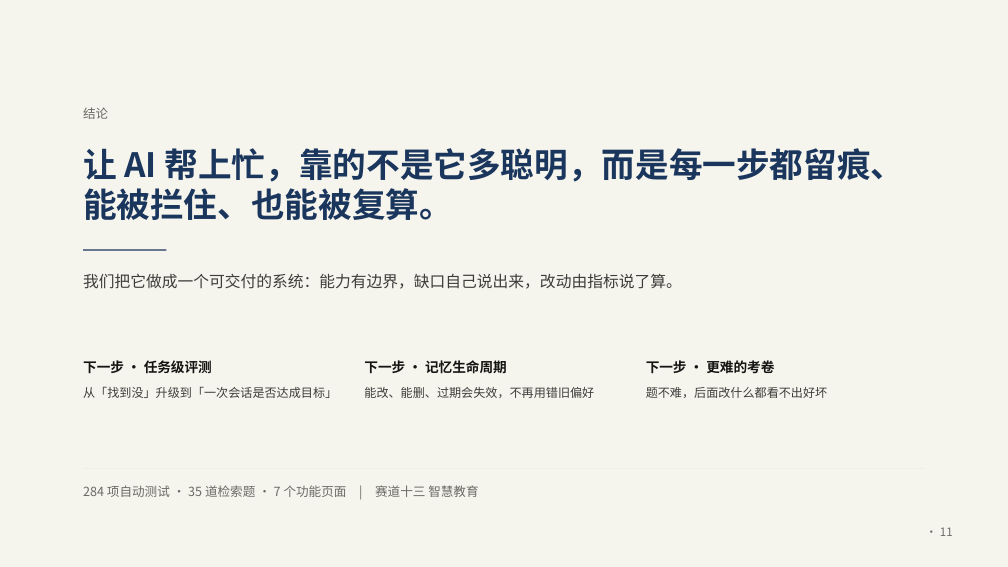
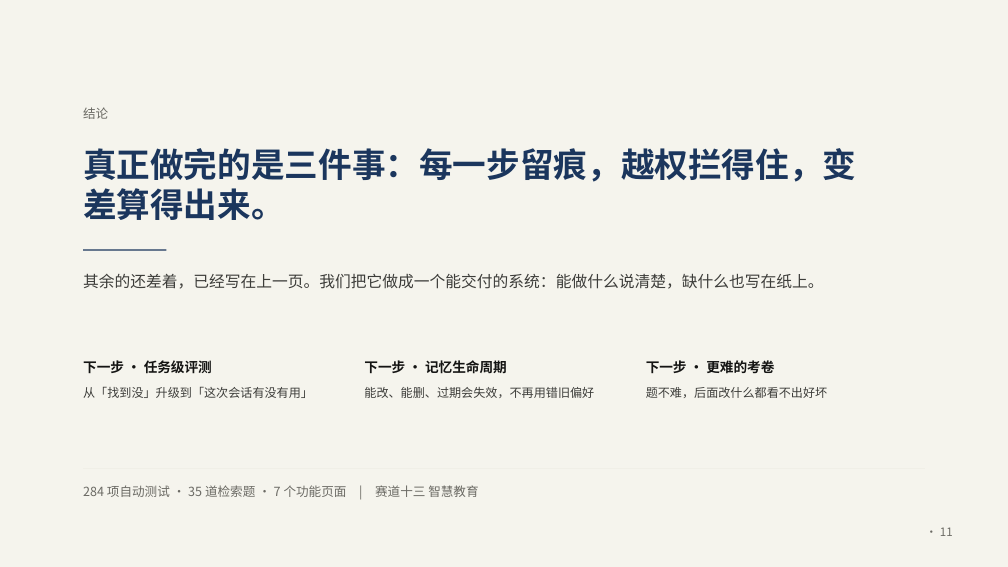
Before and after one commit to Baicaicn23/StudyGraph, a slide deck: slide 11 of docs/作品集/参赛/知迹答辩/知迹答辩.pptx. Drawn at 1008x567 pixels with LibreOffice and Linux fonts; fonts in the diff are those of the drawing. Boxes give left, top, right and bottom in pixels: in the first picture for what was removed or moved away, otherwise in the second. Text is boxed around its words. In the diff, an @@ line names an element or a change of style, - is before the commit and + after.

```diff
--- a/docs/作品集/参赛/知迹答辩/知迹答辩.pptx
+++ b/docs/作品集/参赛/知迹答辩/知迹答辩.pptx
@@ text at (83,148,856,220): text changed @@
-让 AI 帮上忙，靠的不是它多聪明，而是每一步都留痕、能被拦住、也能被复算。
+真正做完的是三件事：每一步留痕，越权拦得住，变差算得出来。
@@ text at (83,274,823,289): text changed @@
-我们把它做成一个可交付的系统：能力有边界，缺口自己说出来，改动由指标说了算。
+其余的还差着，已经写在上一页。我们把它做成一个能交付的系统：能做什么说清楚，缺什么也写在纸上。
@@ text at (83,386,313,398): text changed @@
-从「找到没」升级到「一次会话是否达成目标」
+从「找到没」升级到「这次会话有没有用」
```
Also in this commit, not shown: 10 other slides changed, 2 other files.
